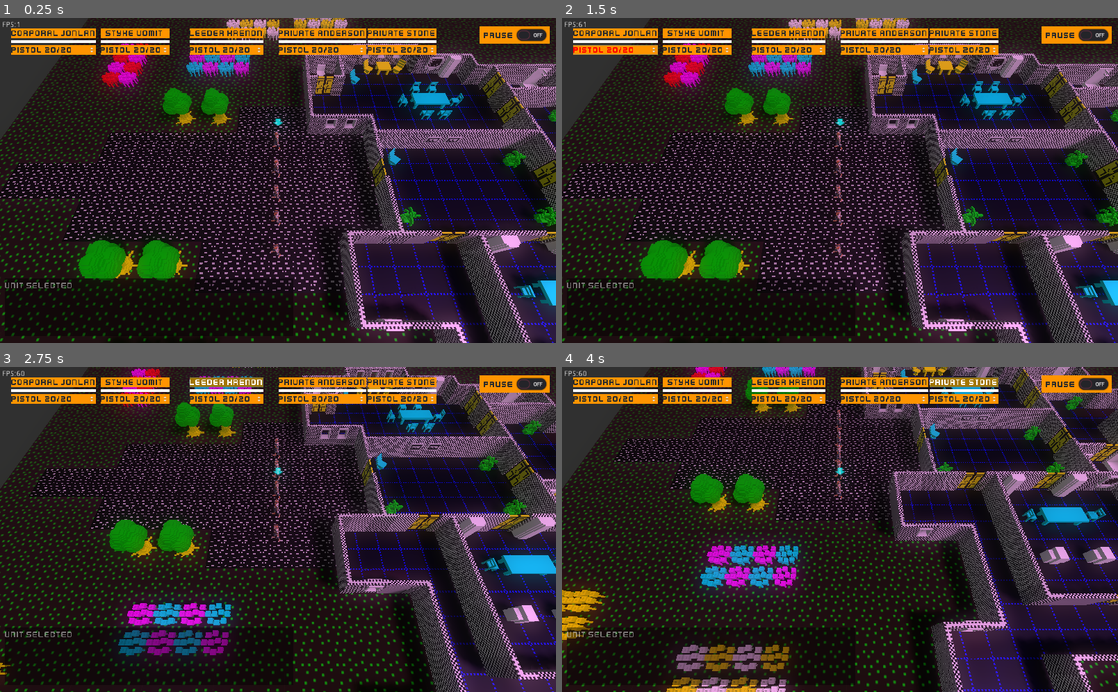
Above: before the commit, frames 1-4 (two rows, left to right).
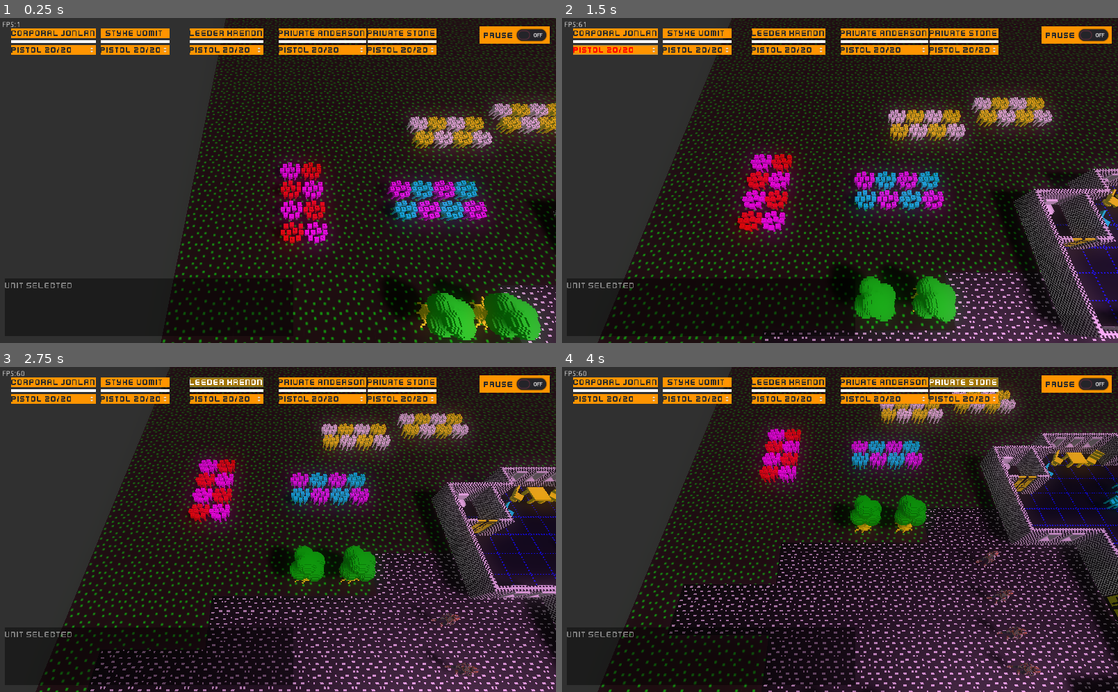
Above: after the commit, the same moments.

Repository: SteveSmith16384/LaserFodder
Game: Godot game, scene res://Main.tscn
The game is run twice, just before and just after one commit, with the same random seed, the same clock (stepped at 60 frames per second) and the same inputs.
Inputs:
- Up to frame 1 (0.25 s): no input
- Up to frame 2 (1.5 s): click "Pistol 20/20" at 0.5 s; click "Styke Vomit" at 1.25 s
- Up to frame 3 (2.75 s): click "Leeder Krenon" at 2 s
- Up to frame 4 (4 s): click "Private Anderson" at 2.75 s; click "Private Stone" at 3.5 s

The runs differ from the first frame. In frame 1, 57% of the frame differs, in the area x 0-100%, y 0-100%; in frame 2, 52%; in frame 3, 54%; in frame 4, 53%.

Commit message:
Scroll map with mouse

Diff:
--- a/src/CameraController.gd
+++ b/src/CameraController.gd
@@ -3,7 +3,7 @@
 const SPEED:float = 15.0
 const distance : float = 10.0
 
-var target_aim : Vector3
+var _target_aim : Vector3
 var current_aim: Vector3
 
 var height : float = 16.0
@@ -11,28 +11,28 @@
 var hidden_spatials = []
 
 func _process(delta):
-	if target_aim == null:
+	if _target_aim == null:
 		return
 
-	current_aim = lerp(current_aim, target_aim, 0.5)
+	current_aim = lerp(current_aim, _target_aim, 0.5)
 
 	if Input.is_action_pressed("ui_left"):
-		target_aim.x -= delta * SPEED
+		_target_aim.x -= delta * SPEED
 		#self.translation.x += delta * SPEED
 		#angle -= delta * SPEED
 		pass
 	elif Input.is_action_pressed("ui_right"):
-		target_aim.x += delta * SPEED
+		_target_aim.x += delta * SPEED
 		#self.translation.x -= delta * SPEED
 		#angle += delta * SPEED
 		pass
 
 	if Input.is_action_pressed("ui_up"):
-		target_aim.z -= delta * SPEED
+		_target_aim.z -= delta * SPEED
 #		distance -= delta * SPEED
 #		#self.translation.z += delta * SPEED
 	elif Input.is_action_pressed("ui_down"):
-		target_aim.z += delta * SPEED
+		_target_aim.z += delta * SPEED
 #		#self.translation.z -= delta * SPEED
 #		distance += delta * SPEED
 
@@ -64,3 +64,8 @@
 			#print("Wheel up")
 			height -= 0.5
 	pass
+
+
+func set_target_aim(pos:Vector3):
+	_target_aim = pos
+	return
--- a/src/EnemyDroid.gd
+++ b/src/EnemyDroid.gd
@@ -11,27 +11,6 @@
 	$CanCarry.current_item = laser#$CanCarry.get_first_gun()
 
 	self.visible = false
-	pass
-
-
-func _physics_process(_delta):
-#	if player_in_area == false or can_see_player == false:
-#		if patrol_points == null:
-#			patrol_points = main.get_patrol_points(self);
-#			patrol_index = 0
-#			# SHow debugging nodes
-#			main.get_node("SternersHouse/FinalDest").translation = patrol_points[patrol_points.size()-1]
-#			main.get_node("SternersHouse/FinalDest").translation.y = 0.5
-#
-#		var target = patrol_points[patrol_index]
-#		target.y = 0
-
-#		if translation.distance_to(target) < 1:
-#			patrol_index = patrol_index + 1
-#			if patrol_index >= patrol_points.size():
-#				patrol_points = null
-#				#print("End of route")
-#				return
 	pass
 
 
--- a/src/GameScene.gd
+++ b/src/GameScene.gd
@@ -44,6 +44,11 @@
 func _physics_process(_delta):
 	if selected_unit == null:
 		return
+
+	var pos = selected_unit.global_translation
+	pos.x += (mouse_pos.x - 612)/35
+	pos.z += (mouse_pos.y - 300)/35
+	$CameraController.set_target_aim(pos)
 
 	if destination_clicked or shoot_clicked:# or Input.is_action_just_pressed("grenade"):
 		var camera = $CameraController/Camera
@@ -101,8 +106,8 @@
 	player.get_node("SelectedArrow").visible = true
 	player.get_node("IsPlayer").selected = true
 
-	$CameraController.target_aim = player.global_translation
-	$CameraController.target_aim.z += 7
+#	$CameraController.target_aim = player.global_translation
+#	$CameraController.target_aim.z += 7
 	append_log("Unit selected")
 	pass
 
--- a/src/components/UnitData.gd
+++ b/src/components/UnitData.gd
@@ -11,12 +11,16 @@
 var health : float = 100
 var accuracy : float = 70
 var killed = false
+var time_until_target_check: float
 
-var time_until_target_check: float
+# Droid data
+var guard : bool = true
 
 func init(name: String, side_:int):
 	unit_name = name
 	side = side_
+	if Globals.rnd.randi_range(1, 2) == 1:
+		guard = false
 	pass
 
 
--- a/src/systems/DroidAISystem.gd
+++ b/src/systems/DroidAISystem.gd
@@ -3,9 +3,20 @@
 const SPEED = 2
 const ENEMY_TARGET_CHECK_INTERVAL :float = 1.0
 
+var shared_target: Spatial
+
 func _process(delta):
 	if Globals.game_paused:
 		return
+
+	if is_instance_valid(shared_target) == false:
+		# Target destroyed
+		shared_target = null
+	else:
+		var ud = shared_target.get_node("UnitData")
+		if ud.killed:
+			# Target destroyed
+			shared_target = null
 
 	var droids = get_tree().get_nodes_in_group("droid")
 	for droid in droids:
@@ -14,7 +25,7 @@
 
 
 func _process_entity(delta: float, droid:KinematicBody):
-	var unit_data = droid.get_node("UnitData")
+	var unit_data:UnitData = droid.get_node("UnitData")
 	if unit_data.killed:
 		# We're dead!
 		return
@@ -68,8 +79,9 @@
 	pass
 
 	if can_move.has_destination == false:
-		# todo - wander?
-	#	if can_move.current_mode == CanMove.Mode.WALK:
+		if can_shoot.current_target == null:
+			if unit_data.guard == false and shared_target != null:
+				can_shoot.current_target = shared_target
 		return
 
 	var next_dest: Vector3 = can_move.route_points[can_move.route_index]
@@ -124,4 +136,7 @@
 				closest = enemy_unit
 
 	can_shoot.current_target = closest
+
+	if shared_target == null:
+		shared_target = closest
 	pass
